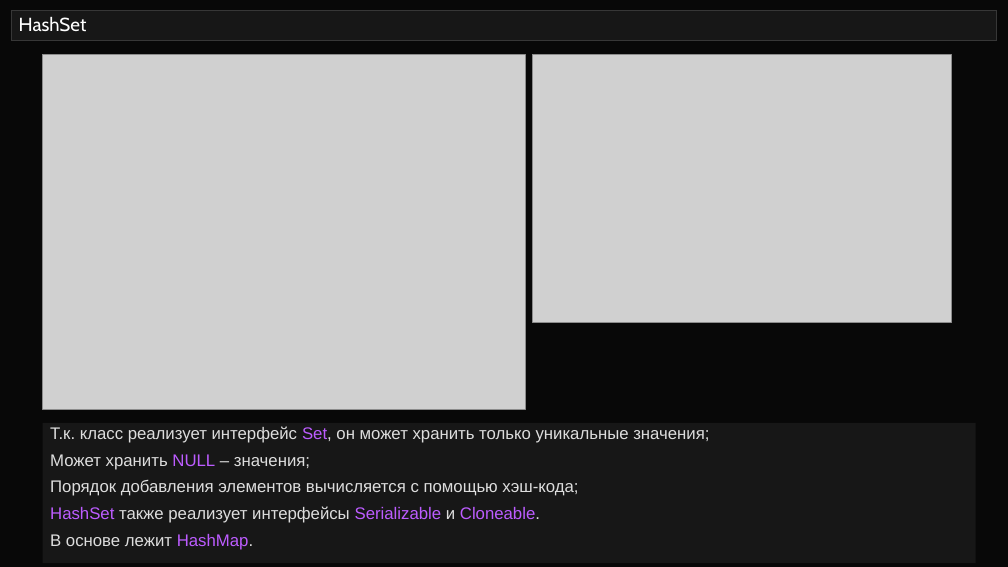
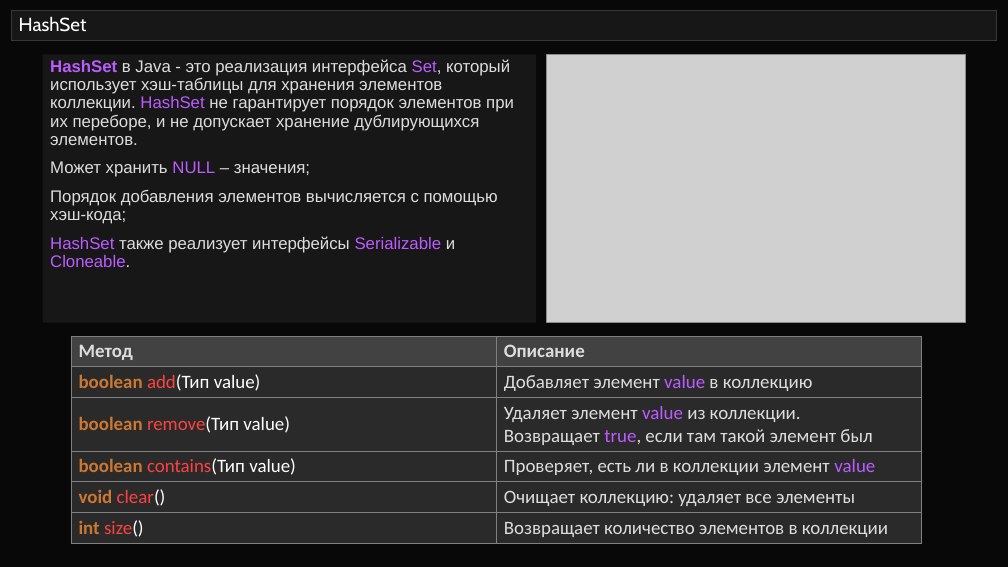
Before and after one commit to semusv/SIB_collect, a slide deck: slide 26 of Коллекции_v4.pptx. Drawn at 1008x567 pixels with LibreOffice and Linux fonts; fonts in the diff are those of the drawing; grey boxes stand for pictures. Boxes give left, top, right and bottom in pixels: in the first picture for what was removed or moved away, otherwise in the second. Text is boxed around its words. In the diff, an @@ line names an element or a change of style, - is before the commit and + after.

Commit message:
add Stack / Collections / HashSet

```diff
--- a/Коллекции_v4.pptx
+++ b/Коллекции_v4.pptx
@@ rectangle "HashSet в Java - это ...": place and size @@
-rectangle "HashSet в Java - это ..." at bbox=[42, 423, 975, 563]
+rectangle "HashSet в Java - это ..." at bbox=[42, 54, 536, 323]
@@ picture removed at bbox=[42, 54, 525, 410] @@
@@ text in rectangle at bbox=[50, 59, 514, 145]: text changed @@
-Т.к. класс реализует интерфейс Set, он может хранить только уникальные значения;
+HashSet в Java - это реализация интерфейса Set, который использует хэш-таблицы для хранения элементов коллекции. HashSet не гарантирует порядок элементов при их переборе, и не допускает хранение дублирующихся элементов.
@@ picture: place and size @@
-picture at bbox=[532, 54, 951, 323]
+picture at bbox=[547, 54, 966, 323]
@@ text in rectangle at bbox=[50, 161, 498, 267]: line spacing 0.8 to 0.9 @@
@@ table added at bbox=[71, 337, 921, 541], 6 rows, 2 columns @@
+Метод | Описание
+boolean add(Тип value) | Добавляет элемент value в коллекцию
+boolean remove(Тип value) | Удаляет элемент value из коллекции. Возвращает true, если там такой элемент был
+boolean contains(Тип value) | Проверяет, есть ли в коллекции элемент value
+void clear() | Очищает коллекцию: удаляет все элементы
+int size() | Возвращает количество элементов в коллекции
@@ text in rectangle at bbox=[50, 534, 253, 550]: paragraph removed @@
-В основе лежит HashMap.
```
Also in this commit, not shown: 1 slide added, 1 slide removed, 7 other files.
